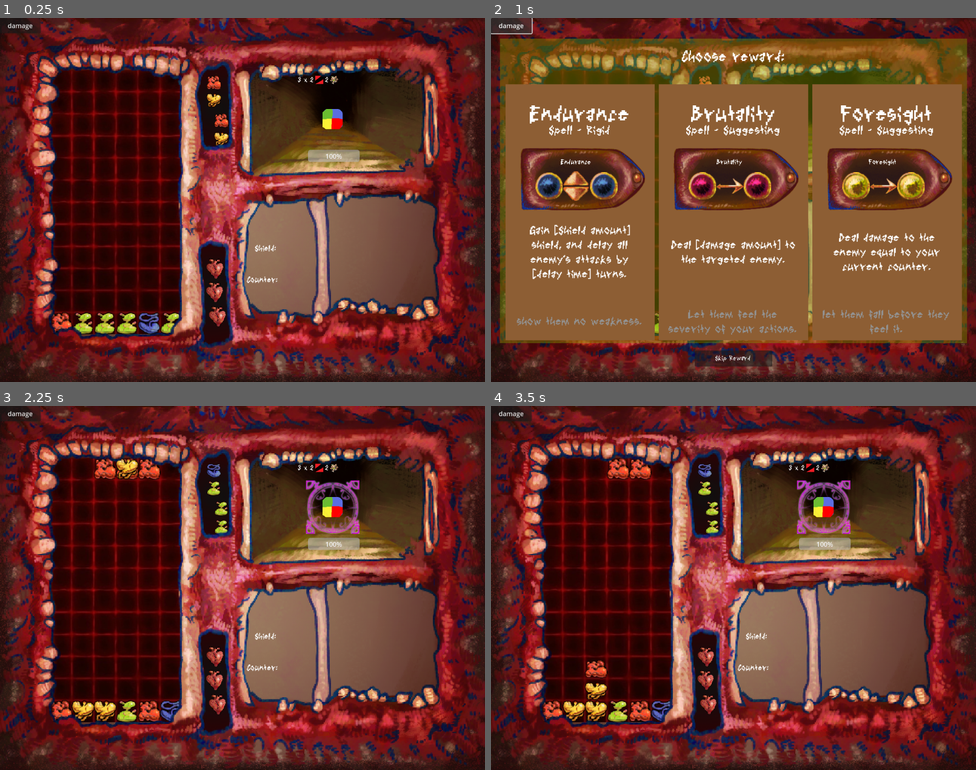
Above: before the commit, frames 1-4 (two rows, left to right).
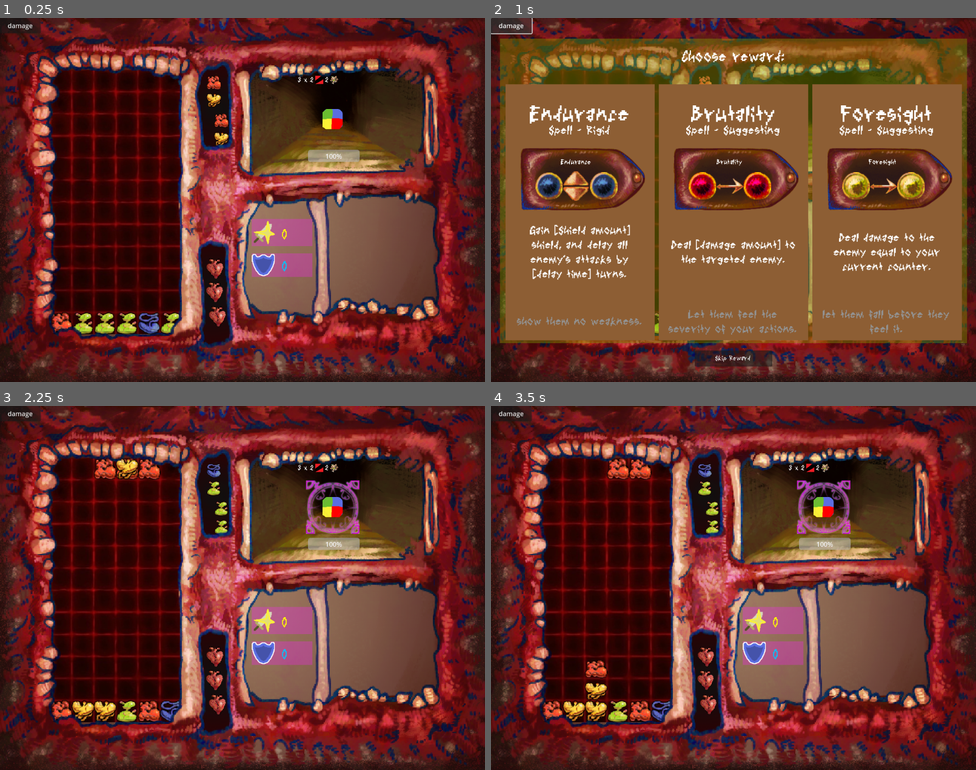
Above: after the commit, the same moments.

Repository: MarGamaDev/PuyoPuyoLike
Game: Godot game, scene res://Scenes/combat.tscn
The game is run twice, just before and just after one commit, with the same random seed, the same clock (stepped at 60 frames per second) and the same inputs. The engine's default icon, where the game draws it, is replaced by a stand-in: a white triangle on a blue panel in a dark square.
Inputs (mouse positions are in pixels of both pictures, inside the frame that each line leads up to):
- Up to frame 1 (0.25 s): no input
- Up to frame 2 (1 s): click "damage" at 0.5 s
- Up to frame 3 (2.25 s): click "Skip Reward" at 1.25 s; tap Enter at 2 s; move the mouse to (349, 569) at 2.02 s; hold D (puyo_right) from 2.03 s (still down); tap 1 (TESTING_player_spawn) at 2.1 s
- Up to frame 4 (3.5 s): tap Space at 2.75 s; move the mouse to (636, 606) at 2.77 s; release D (puyo_right) at 2.78 s; hold S (puyo_down) from 2.78 s (still down); tap J (puyo_rotate) at 2.85 s

The runs differ from the first frame. In frame 1, 1.8% of the frame differs, in the area x 50-65%, y 55-73%; in frame 2, 0.6%; in frame 3, 1.8%; in frame 4, 1.8%.

Commit message:
added placeholder defense and counter meters with an icon that goes dark when you have 0

Diff:
--- /dev/null
+++ b/Scenes/Combat/defense_visuals_manager.tscn
@@ -0,0 +1,118 @@
+[gd_scene load_steps=5 format=3 uid="uid://bif55k0mmcvqf"]
+
+[ext_resource type="Script" uid="uid://mn6m032nthh1" path="res://Scripts/defense_visuals_manager.gd" id="1_hy080"]
+[ext_resource type="Theme" uid="uid://qw5wdr2jerv7" path="res://Art/text/default_font.tres" id="2_flc2i"]
+[ext_resource type="Texture2D" uid="uid://bg1c8xhd56y45" path="res://Placeholder Art/counter_icon.png" id="3_0upjn"]
+[ext_resource type="Texture2D" uid="uid://ce7hlakgtf0l6" path="res://Placeholder Art/shield_icon.png" id="4_x3ix8"]
+
+[node name="DefenseVisualsManager" type="Node2D"]
+script = ExtResource("1_hy080")
+
+[node name="TestCounters" type="CanvasLayer" parent="."]
+visible = false
+
+[node name="TestShieldLabel" type="RichTextLabel" parent="TestCounters"]
+anchors_preset = -1
+anchor_left = 0.526
+anchor_top = 0.618
+anchor_right = 0.647
+anchor_bottom = 0.672
+theme = ExtResource("2_flc2i")
+theme_override_font_sizes/normal_font_size = 25
+text = "Shield: "
+
+[node name="TestCounterLabel" type="RichTextLabel" parent="TestCounters"]
+anchors_preset = -1
+anchor_left = 0.509
+anchor_top = 0.704
+anchor_right = 0.661
+anchor_bottom = 0.767
+theme = ExtResource("2_flc2i")
+theme_override_font_sizes/normal_font_size = 25
+text = "Counter:"
+
+[node name="UIElements" type="CanvasLayer" parent="."]
+
+[node name="CounterMeter" type="Control" parent="UIElements"]
+layout_mode = 3
+anchor_left = 0.519
+anchor_top = 0.552
+anchor_right = 0.644
+anchor_bottom = 0.627
+metadata/_edit_use_anchors_ = true
+
+[node name="ColorRect" type="ColorRect" parent="UIElements/CounterMeter"]
+layout_mode = 1
+anchors_preset = 15
+anchor_right = 1.0
+anchor_bottom = 1.0
+grow_horizontal = 2
+grow_vertical = 2
+color = Color(1, 0.105882, 1, 0.286275)
+
+[node name="CounterIcon" type="TextureRect" parent="UIElements/CounterMeter"]
+layout_mode = 1
+anchors_preset = -1
+anchor_right = 0.385
+anchor_bottom = 1.0
+texture = ExtResource("3_0upjn")
+expand_mode = 1
+stretch_mode = 5
+
+[node name="CounterLabel" type="RichTextLabel" parent="UIElements/CounterMeter"]
+layout_mode = 1
+anchors_preset = -1
+anchor_left = 0.5
+anchor_top = 0.11
+anchor_right = 1.0
+anchor_bottom = 1.0
+grow_horizontal = 2
+grow_vertical = 2
+theme = ExtResource("2_flc2i")
+theme_override_colors/default_color = Color(1, 1, 0, 1)
+theme_override_font_sizes/normal_font_size = 36
+text = "0"
+scroll_active = false
+vertical_alignment = 1
+
+[node name="ShieldMeter" type="Control" parent="UIElements"]
+layout_mode = 3
+anchor_left = 0.519
+anchor_top = 0.647
+anchor_right = 0.644
+anchor_bottom = 0.711
+metadata/_edit_use_anchors_ = true
+
+[node name="ColorRect" type="ColorRect" parent="UIElements/ShieldMeter"]
+layout_mode = 1
+anchors_preset = 15
+anchor_right = 1.0
+anchor_bottom = 1.0
+grow_horizontal = 2
+grow_vertical = 2
+color = Color(1, 0.105882, 1, 0.286275)
+
+[node name="ShieldIcon" type="TextureRect" parent="UIElements/ShieldMeter"]
+layout_mode = 1
+anchors_preset = -1
+anchor_right = 0.385
+anchor_bottom = 1.0
+texture = ExtResource("4_x3ix8")
+expand_mode = 1
+stretch_mode = 5
+
+[node name="ShieldLabel" type="RichTextLabel" parent="UIElements/ShieldMeter"]
+layout_mode = 1
+anchors_preset = -1
+anchor_left = 0.5
+anchor_top = 0.11
+anchor_right = 1.0
+anchor_bottom = 1.0
+grow_horizontal = 2
+grow_vertical = 2
+theme = ExtResource("2_flc2i")
+theme_override_colors/default_color = Color(0, 0.772549, 1, 1)
+theme_override_font_sizes/normal_font_size = 36
+text = "0"
+scroll_active = false
+vertical_alignment = 1
--- a/Scenes/combat.tscn
+++ b/Scenes/combat.tscn
@@ -14,9 +14,8 @@
 [ext_resource type="PackedScene" uid="uid://b3qfdcqaqmgk4" path="res://Scenes/Combat/combat_effects_manager.tscn" id="11_w6tjk"]
 [ext_resource type="PackedScene" uid="uid://b2l1xn5ovaca4" path="res://Scenes/RewardScreen/reward_screen.tscn" id="11_xisnc"]
 [ext_resource type="PackedScene" uid="uid://chmradttgb2ep" path="res://Scenes/Combat/life_counter.tscn" id="13_y8jr2"]
-[ext_resource type="Theme" uid="uid://qw5wdr2jerv7" path="res://Art/text/default_font.tres" id="15_f8ge6"]
+[ext_resource type="PackedScene" uid="uid://bif55k0mmcvqf" path="res://Scenes/Combat/defense_visuals_manager.tscn" id="15_tmuf1"]
 [ext_resource type="PackedScene" uid="uid://br4sb0wwxwr2o" path="res://Scenes/spells/spellSystem/spell_manager.tscn" id="16_50454"]
-[ext_resource type="Script" uid="uid://mn6m032nthh1" path="res://Scripts/defense_visuals_manager.gd" id="16_tmuf1"]
 [ext_resource type="Script" uid="uid://btkeiscf5dqtn" path="res://Scripts/reward_manager.gd" id="18_5kjvk"]
 [ext_resource type="Script" uid="uid://dvlv4xl60gxig" path="res://Scripts/audio/sound_manager.gd" id="19_5kjvk"]
 [ext_resource type="PackedScene" uid="uid://bu3friywynij8" path="res://Scenes/animations and audio stuff/polyphonic_audio_player.tscn" id="19_ley77"]
@@ -112,30 +111,7 @@
 [node name="SpellManager" parent="." instance=ExtResource("16_50454")]
 top_level = true
 
-[node name="DefenseVisualsManager" type="Node2D" parent="."]
-script = ExtResource("16_tmuf1")
-
-[node name="TestCounters" type="CanvasLayer" parent="DefenseVisualsManager"]
-
-[node name="TestShieldLabel" type="RichTextLabel" parent="DefenseVisualsManager/TestCounters"]
-anchors_preset = -1
-anchor_left = 0.526
-anchor_top = 0.618
-anchor_right = 0.647
-anchor_bottom = 0.672
-theme = ExtResource("15_f8ge6")
-theme_override_font_sizes/normal_font_size = 25
-text = "Shield: "
-
-[node name="TestCounterLabel" type="RichTextLabel" parent="DefenseVisualsManager/TestCounters"]
-anchors_preset = -1
-anchor_left = 0.509
-anchor_top = 0.704
-anchor_right = 0.661
-anchor_bottom = 0.767
-theme = ExtResource("15_f8ge6")
-theme_override_font_sizes/normal_font_size = 25
-text = "Counter:"
+[node name="DefenseVisualsManager" parent="." instance=ExtResource("15_tmuf1")]
 
 [node name="RewardManager" type="Node2D" parent="."]
 script = ExtResource("18_5kjvk")
--- a/Scenes/spells/brutality_spell.tscn
+++ b/Scenes/spells/brutality_spell.tscn
@@ -1,6 +1,6 @@
 [gd_scene load_steps=3 format=3 uid="uid://dct1eh2elmyay"]
 
-[ext_resource type="Script" uid="uid://cpaiygh86hvy3" path="res://scripts/spells/brutality_spell.gd" id="1_v0jga"]
+[ext_resource type="Script" uid="uid://cpaiygh86hvy3" path="res://Scripts/spells/brutality_spell.gd" id="1_v0jga"]
 [ext_resource type="Resource" uid="uid://y8sgi72q7ip8" path="res://Resources/SpellData/brutality.tres" id="2_1grda"]
 
 [node name="BrutalitySpell" type="Node2D"]
--- a/Scenes/spells/spellSystem/spell_node.tscn
+++ b/Scenes/spells/spellSystem/spell_node.tscn
@@ -1,6 +1,6 @@
 [gd_scene load_steps=2 format=3 uid="uid://dw4drh3boloy8"]
 
-[ext_resource type="Script" uid="uid://b46aq7u48n3vl" path="res://scripts/spells/spellsystem/spell_node.gd" id="1_e1iae"]
+[ext_resource type="Script" uid="uid://b46aq7u48n3vl" path="res://Scripts/spells/spellsystem/spell_node.gd" id="1_e1iae"]
 
 [node name="SpellNode" type="Node2D"]
 script = ExtResource("1_e1iae")
--- a/Scripts/defense_visuals_manager.gd
+++ b/Scripts/defense_visuals_manager.gd
@@ -2,7 +2,15 @@
 class_name DefenseVisualsManager
 
 func update_shield_visuals(new_shield : int):
-	$TestCounters/TestShieldLabel.text = "Shield: %s" % new_shield
+	$UIElements/ShieldMeter/ShieldLabel.text = str(new_shield)
+	if  new_shield == 0:
+		$UIElements/ShieldMeter/ShieldIcon.set_modulate(Color(0.5,0.5,0.5))
+	else:
+		$UIElements/ShieldMeter/ShieldIcon.set_modulate(Color(1,1,1))
 
 func update_counter_visuals(new_counter : int):
-	$TestCounters/TestCounterLabel.text = "Counter: %s" % new_counter
+	$UIElements/CounterMeter/CounterLabel.text = str(new_counter)
+	if new_counter == 0:
+		$UIElements/CounterMeter/CounterIcon.set_modulate(Color(0.5,0.5,0.5))
+	else:
+		$UIElements/CounterMeter/CounterIcon.set_modulate(Color(1,1,1))
--- a/Scripts/spells/spellsystem/spell_container.gd
+++ b/Scripts/spells/spellsystem/spell_container.gd
@@ -3,7 +3,7 @@
 
 var recipe_puyo_active_sprite_dictionary = {
 	Puyo.PUYO_TYPE.JUNK : "res://Placeholder Art/puyo_junk.png",
-	Puyo.PUYO_TYPE.RED : "res://Art/spell elements/puyo-redIcon.png",
+	Puyo.PUYO_TYPE.RED : "res://Art/spell elements/puyo-redIcon_new.png",
 	Puyo.PUYO_TYPE.GREEN : "res://Art/spell elements/puyo-greenIcon.png",
 	Puyo.PUYO_TYPE.BLUE : "res://Art/spell elements/puyo-blackIcon.png",
 	Puyo.PUYO_TYPE.YELLOW : "res://Art/spell elements/puyo-yellowIcon.png",
@@ -12,7 +12,7 @@
 
 var recipe_puyo_inactive_sprite_dictionary = {
 	Puyo.PUYO_TYPE.JUNK : "res://Placeholder Art/puyo_junk.png",
-	Puyo.PUYO_TYPE.RED : "res://Art/spell elements/puyo-redIcon-deactive.png",
+	Puyo.PUYO_TYPE.RED : "res://Art/spell elements/puyo-redIcon.png",
 	Puyo.PUYO_TYPE.GREEN : "res://Art/spell elements/puyo-greenIcon-deactive.png",
 	Puyo.PUYO_TYPE.BLUE : "res://Art/spell elements/puyo-blackIcon_deactive.png",
 	Puyo.PUYO_TYPE.YELLOW : "res://Art/spell elements/puyo-yellowIcon-deactive.png",
Binary file added: Art/spell elements/puyo-redIcon_new.png
Not shown, added: Art/spell elements/puyo-redIcon_new.png.import
Binary file added: Placeholder Art/counter_icon.png
Not shown, added: Placeholder Art/counter_icon.png.import
Binary file added: Placeholder Art/shield_icon.png
Not shown, added: Placeholder Art/shield_icon.png.import
Not shown: 1 places in Scenes/combat.tscn that only renumber resources
